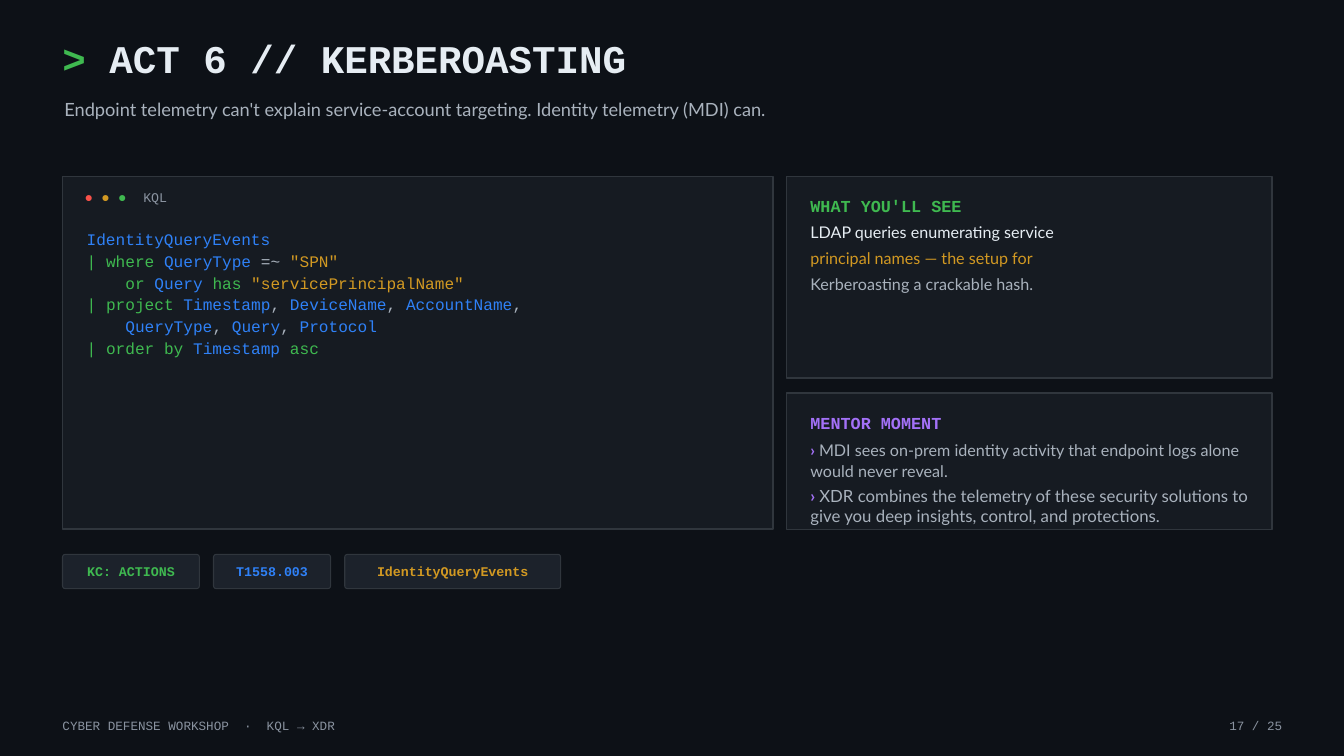
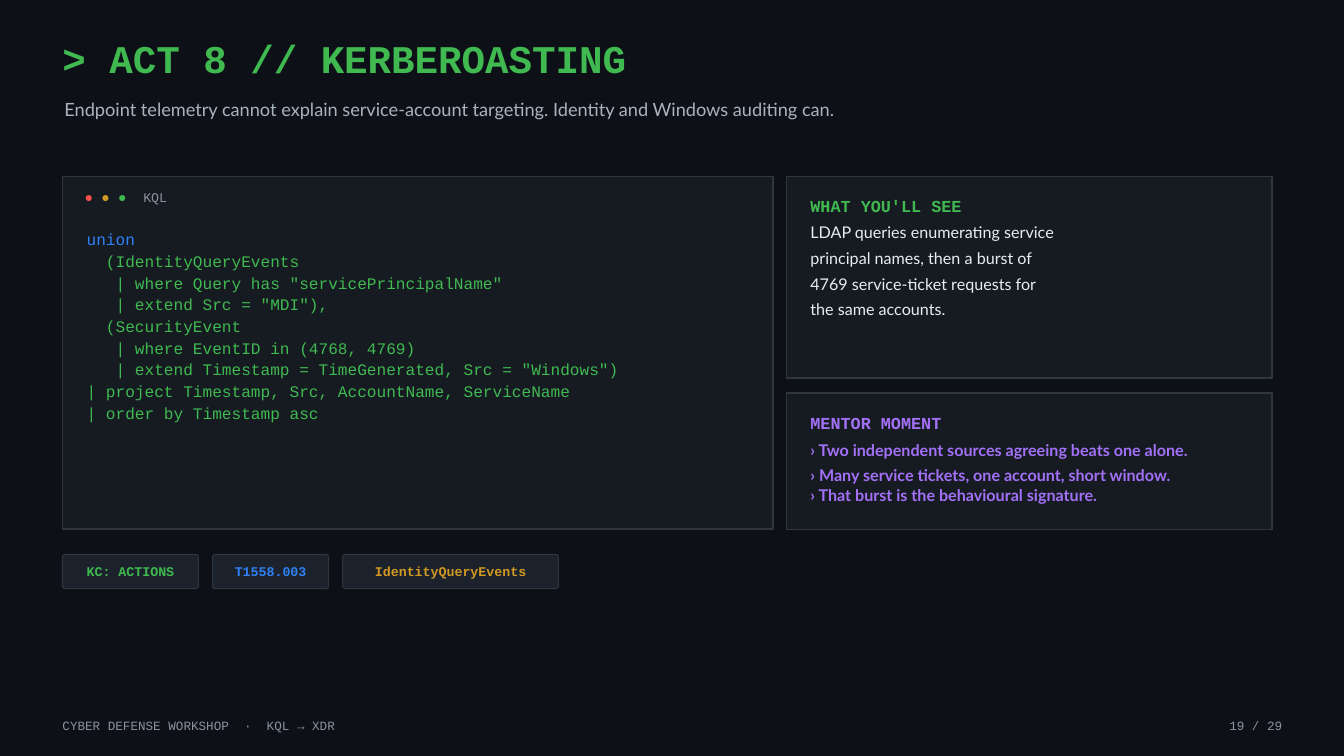
Before and after one commit to dcodev1702/Cyber-Defense-Workshop-ADX, a slide deck: slide 19 of STUDENT-GUIDES/Cyber_Defense_KQL_Workshop_v2.pptx (slide 17 before the commit). Drawn at 1344x756 pixels with LibreOffice and Linux fonts; fonts in the diff are those of the drawing. Boxes give left, top, right and bottom in pixels: in the first picture for what was removed or moved away, otherwise in the second. Text is boxed around its words. In the diff, an @@ line names an element or a change of style, - is before the commit and + after.

```diff
--- a/STUDENT-GUIDES/Cyber_Defense_KQL_Workshop_v2.pptx
+++ b/STUDENT-GUIDES/Cyber_Defense_KQL_Workshop_v2.pptx
@@ text at <box>109,47,626,74</box>: text changed; text colour #E6EDF3 to #3FB950 @@
-> ACT 6 // KERBEROASTING
+> ACT 8 // KERBEROASTING
@@ text at <box>64,102,834,120</box>: text changed @@
-Endpoint telemetry can't explain service-account targeting. Identity telemetry (MDI) can.
+Endpoint telemetry cannot explain service-account targeting. Identity and Windows auditing can.
@@ text at <box>87,233,619,401</box>: text changed; text colour #2F81F7 to #3FB950 @@
-IdentityQueryEvents
-| where QueryType =~ "SPN"
-or Query has "servicePrincipalName"
-| project Timestamp, DeviceName, AccountName,
-QueryType, Query, Protocol
+union
+(IdentityQueryEvents
+| where Query has "servicePrincipalName"
+| extend Src = "MDI"),
+(SecurityEvent
+| where EventID in (4768, 4769)
+| extend Timestamp = TimeGenerated, Src = "Windows")
+| project Timestamp, Src, AccountName, ServiceName
@@ text at <box>810,252,1036,315</box>: text changed; text colour #A9B2BD to #E6EDF3 @@
-principal names — the setup for
-Kerberoasting a crackable hash.
+principal names, then a burst of
+4769 service-ticket requests for
+the same accounts.
@@ text at <box>106,407,319,423</box>: text colour #2F81F7 to #3FB950 in "Timestamp" @@
@@ text at <box>819,444,1188,504</box>: text changed; size 12 to 11.5 pt; text colour #A9B2BD to #A371F7; bold on @@
-› MDI sees on-prem identity activity that endpoint logs alone would never reveal.
-› XDR combines the telemetry of these security solutions to give you deep insights, control, and protections.
+› Two independent sources agreeing beats one alone.
+› Many service tickets, one account, short window.
+› That burst is the behavioural signature.
@@ text at <box>1229,721,1282,730</box>: text changed @@
-17 / 25
+19 / 29
```
Also in this commit, not shown: 24 other slides changed, 4 slides added.
